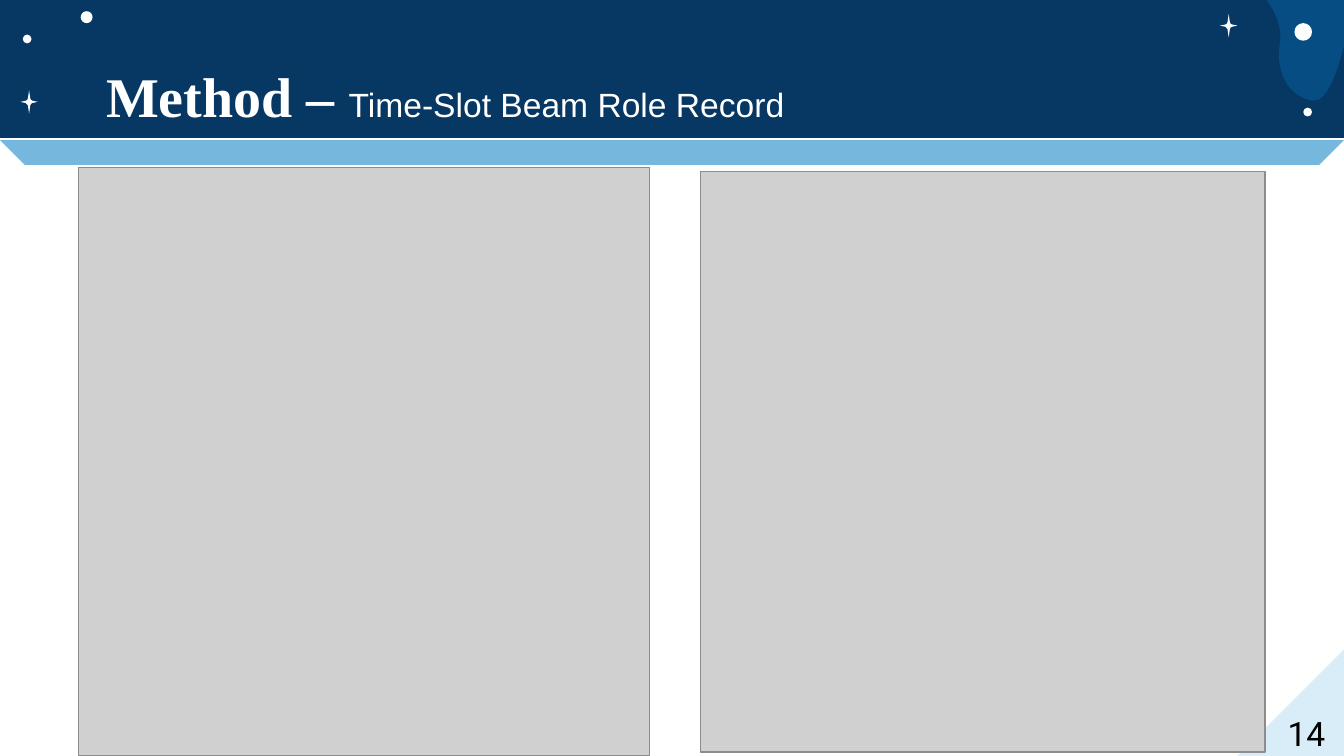
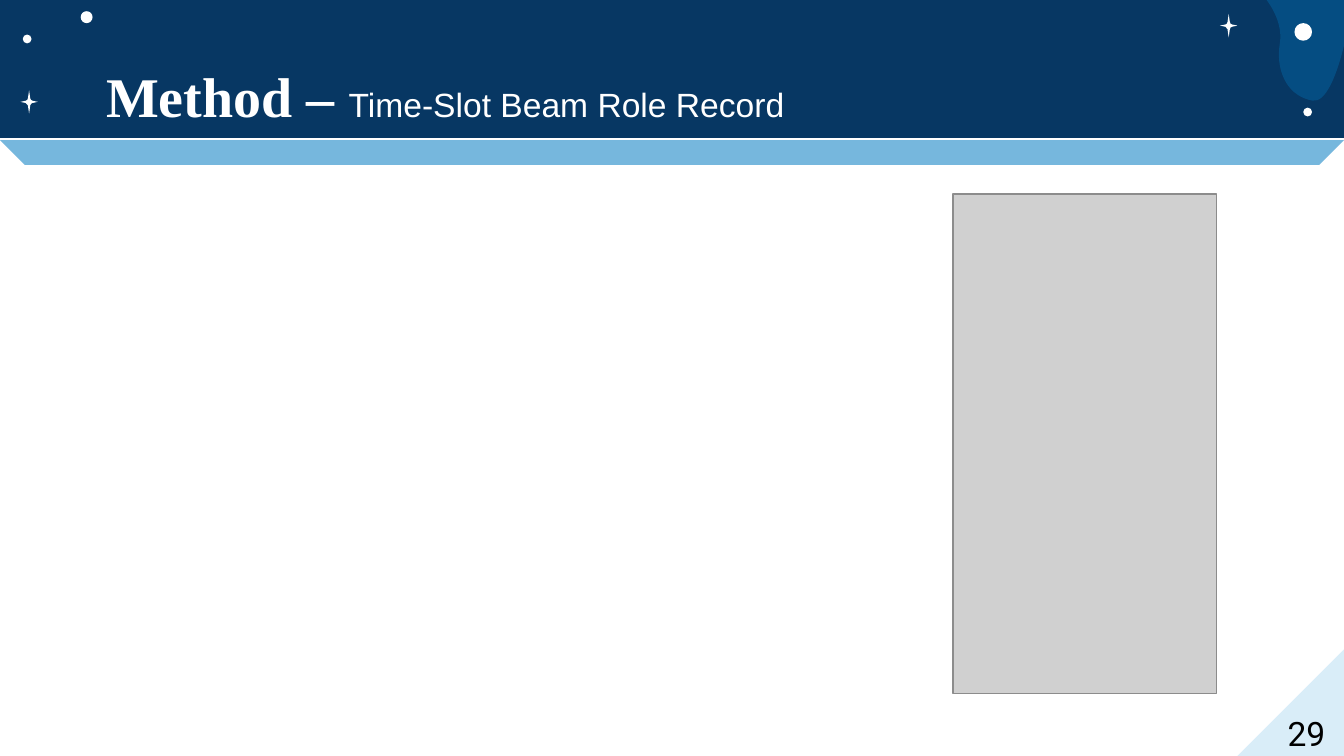
Before and after one commit to jacky9111/jacky_code, a slide deck: slide 29 of jacky_code/口試投影片.pptx (slide 14 before the commit). Drawn at 1344x756 pixels with LibreOffice and Linux fonts; fonts in the diff are those of the drawing; grey boxes stand for pictures. Boxes give left, top, right and bottom in pixels: in the first picture for what was removed or moved away, otherwise in the second. Text is boxed around its words. In the diff, an @@ line names an element or a change of style, - is before the commit and + after.

```diff
--- a/jacky_code/口試投影片.pptx
+++ b/jacky_code/口試投影片.pptx
@@ picture removed at (79, 168, 650, 756) @@
@@ picture removed at (700, 171, 1265, 751) @@
@@ picture added at (953, 194, 1216, 694) @@
@@ page number at (1288, 721, 1326, 746): text changed @@
-14
+29
```
Also in this commit, not shown: 12 other slides changed, 36 slides added, 42 other files.
